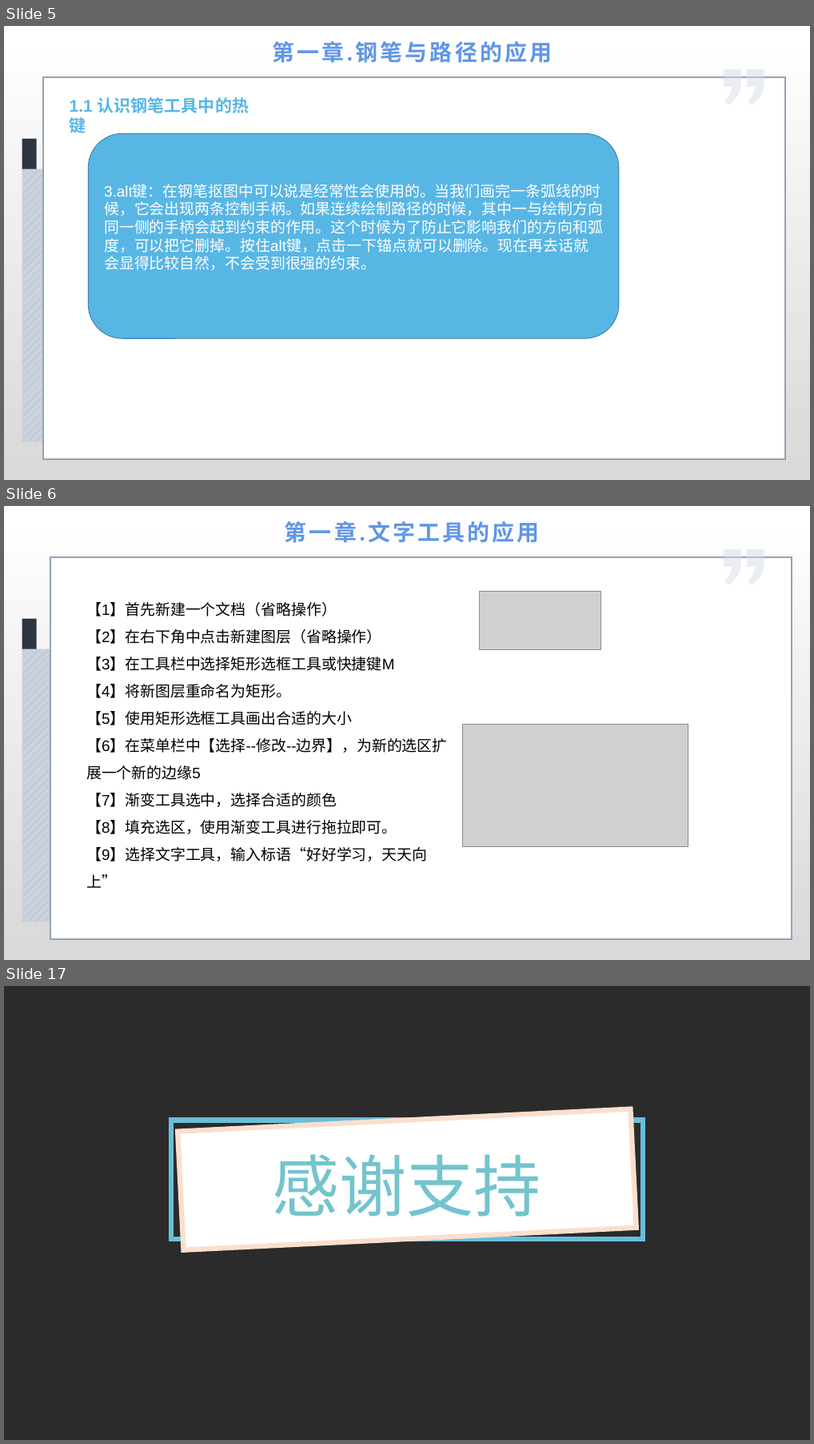
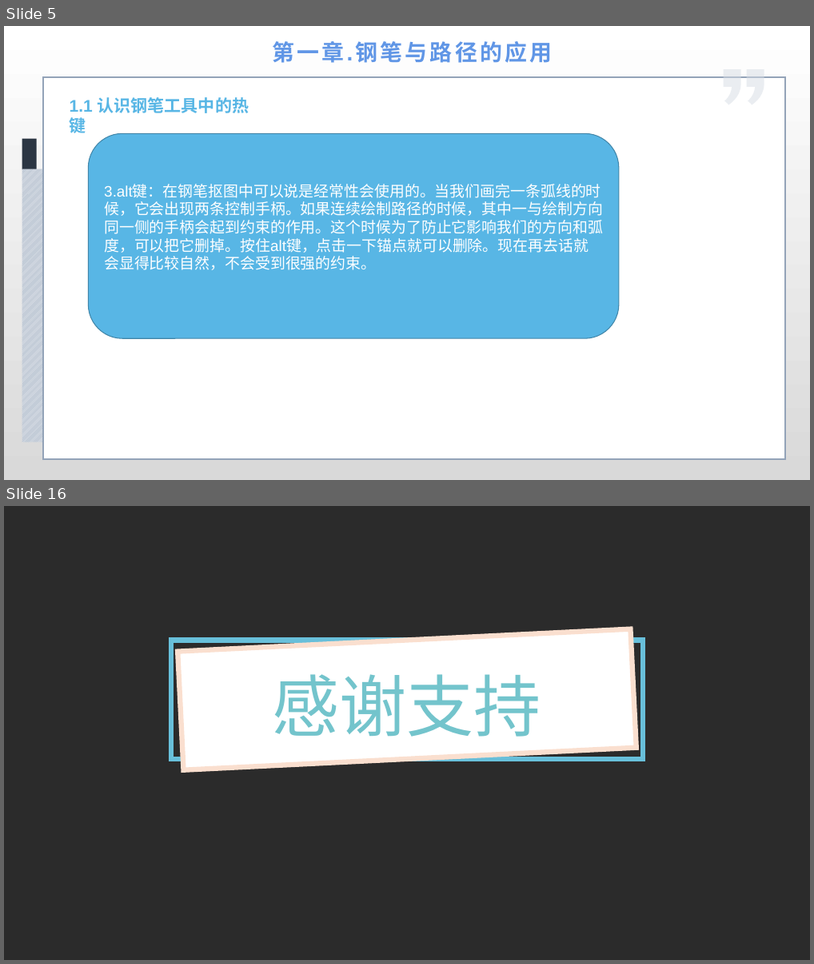
Before and after one commit to cckmit/typora-note, a slide deck: 计算机基础知识/ps/Photoshop第6章.pptx. Shown one above the other, each under a label of ours: slides 5, 6 and 17 before the commit, slides 5 and 16 after it; the slides between them are not shown. The pictures are 814x1444 and 814x964 pixels, drawn with LibreOffice and Linux fonts; fonts in the diff are those of the drawing; grey boxes stand for pictures; background and template pictures are left out; a plain dark background stands for a picture behind light text. Boxes give left, top, right and bottom in pixels: in the first picture for what was removed or moved away, otherwise in the second. Text is boxed around its words. In the diff, an @@ line names an element or a change of style, - is before the commit and + after.

```diff
--- a/计算机基础知识/ps/Photoshop第6章.pptx
+++ b/计算机基础知识/ps/Photoshop第6章.pptx
@@ slide 6 removed at [4,506,810,960], background gradient #FFFFFF to #D9D9D9 @@
@@ text removed at [285,521,539,543] @@
-第一章.文字工具的应用
@@ freeform shape removed at [724,549,742,585] @@
@@ freeform shape removed at [747,549,765,585] @@
@@ rectangle removed at [50,557,792,939] @@
@@ picture removed at [479,591,601,649] @@
@@ rectangle removed at [22,619,37,649] @@
@@ text removed at [86,602,447,888] @@
-【1】首先新建一个文档（省略操作）
-【2】在右下角中点击新建图层（省略操作）
-【3】在工具栏中选择矩形选框工具或快捷键M
-【4】将新图层重命名为矩形。
-【5】使用矩形选框工具画出合适的大小
-【6】在菜单栏中【选择--修改--边界】，为新的选区扩展一个新的边缘5
-【7】渐变工具选中，选择合适的颜色
-【8】填充选区，使用渐变工具进行拖拉即可。
-【9】选择文字工具，输入标语“好好学习，天天向上”
@@ rectangle removed at [22,648,779,922] @@
@@ picture removed at [462,724,689,847] @@
@@ what was slide 17 is now slide 16 @@
```
Also in this commit, not shown: 10 slides changed, 1 slide added, 1 other slide removed, 4 other files.
